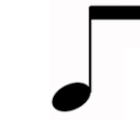
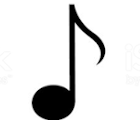
Layer changes from the first (140, 120) image to the second:
hid "ti1" over [0, 0, 140, 120]
added layer "notes.jpg" above "Up" over [0, 0, 140, 120]
added layer "Up" over [0, 0, 140, 120]
